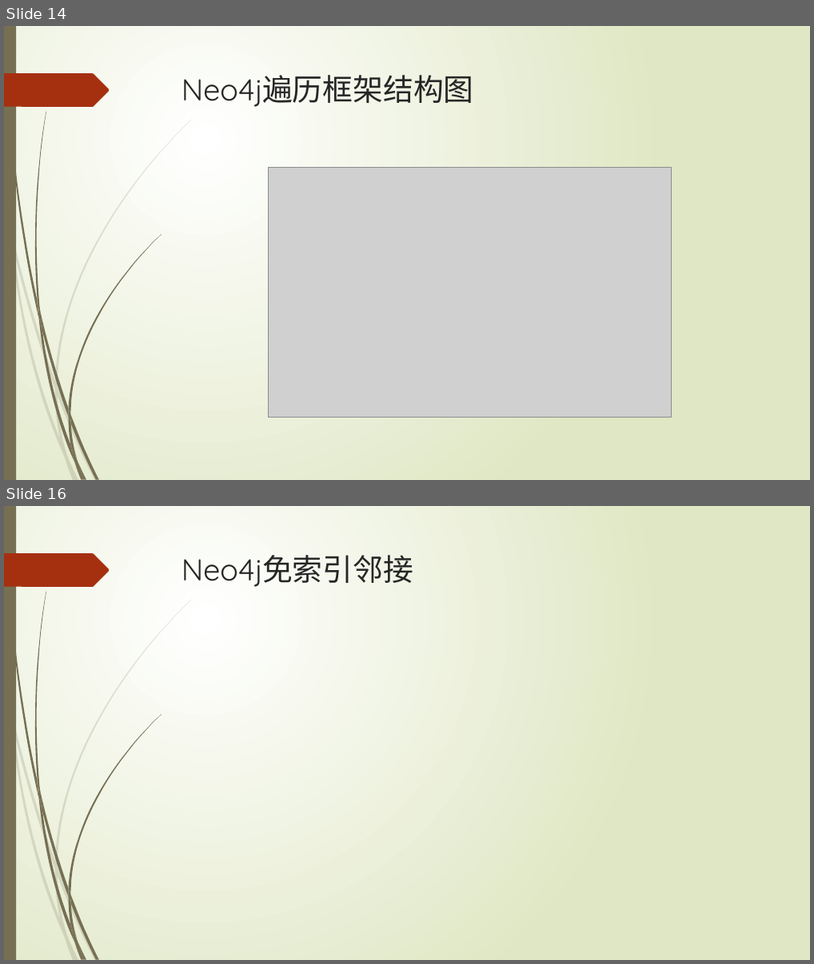
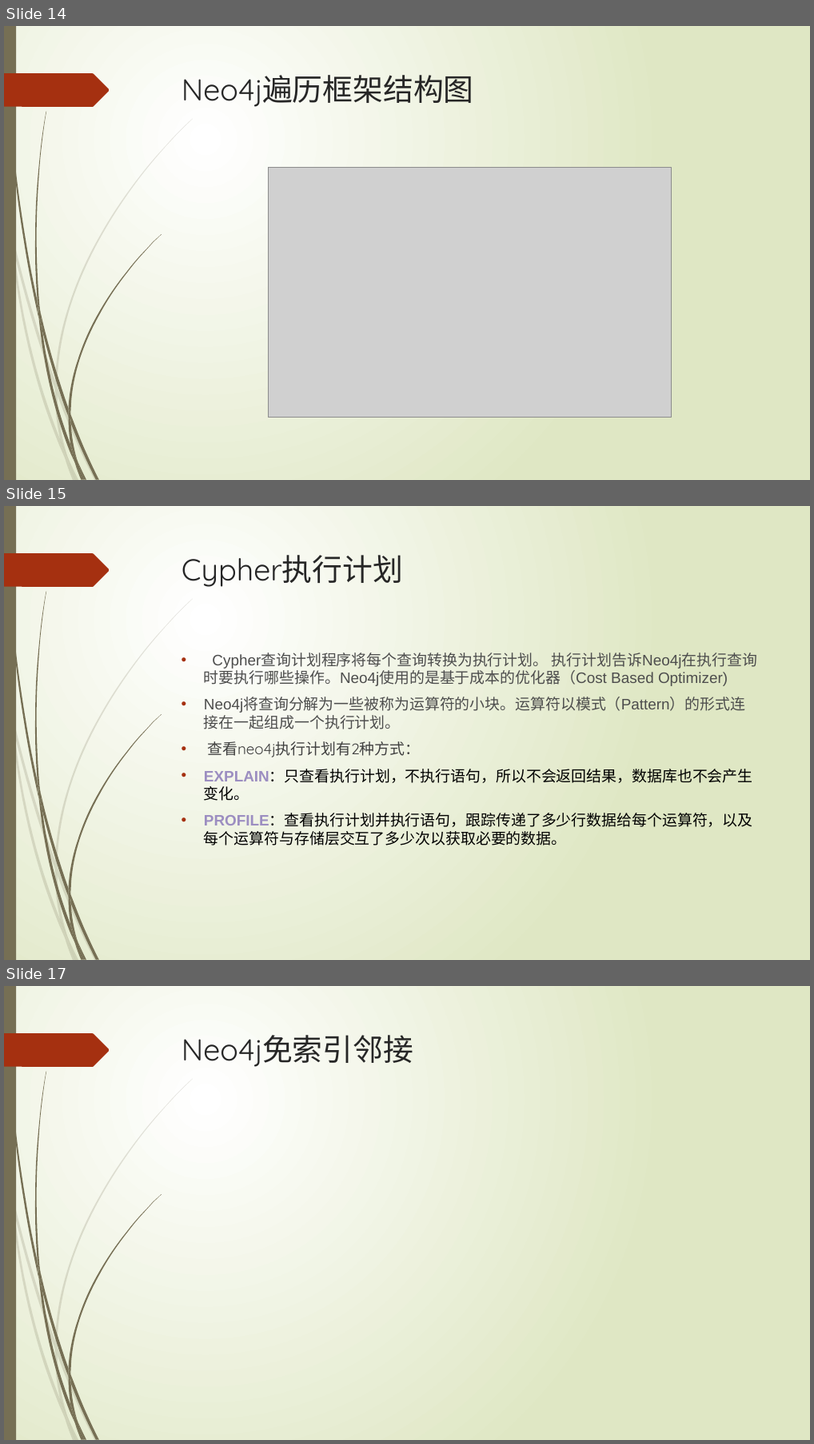
Before and after one commit to xljnc/thor, a slide deck: doc/Neo4j简介.pptx. Shown one above the other, each under a label of ours: slides 14 and 16 before the commit, slides 14, 15 and 17 after it; the slides between them are not shown. The pictures are 814x964 and 814x1444 pixels, drawn with LibreOffice and Linux fonts; fonts in the diff are those of the drawing; grey boxes stand for pictures. Boxes give left, top, right and bottom in pixels: in the first picture for what was removed or moved away, otherwise in the second. Text is boxed around its words. In the diff, an @@ line names an element or a change of style, - is before the commit and + after.

```diff
--- a/doc/Neo4j简介.pptx
+++ b/doc/Neo4j简介.pptx
@@ slide 15 added at (4, 506, 810, 960), background gradient #FFFFFF to #DFE8C4; not listed: 24 template elements that a slide beside it also shows @@
@@ title added at (182, 555, 403, 587), 36 pt, text #262626 @@
+Cypher执行计划
@@ text added at (204, 652, 758, 845), 18 pt, text #4D4D4D @@
+• Cypher查询计划程序将每个查询转换为执行计划。 执行计划告诉Neo4j在执行查询时要执行哪些操作。Neo4j使用的是基于成本的优化器（Cost Based Optimizer)
+• Neo4j将查询分解为一些被称为运算符的小块。运算符以模式（Pattern）的形式连接在一起组成一个执行计划。
+• 查看neo4j执行计划有2种方式：
+• EXPLAIN：只查看执行计划，不执行语句，所以不会返回结果，数据库也不会产生变化。
+• PROFILE：查看执行计划并执行语句，跟踪传递了多少行数据给每个运算符，以及每个运算符与存储层交互了多少次以获取必要的数据。
@@ what was slide 16 is now slide 17 @@
```
Also in this commit, not shown: 1 other slide added, 1 slide removed, 1 other file.
